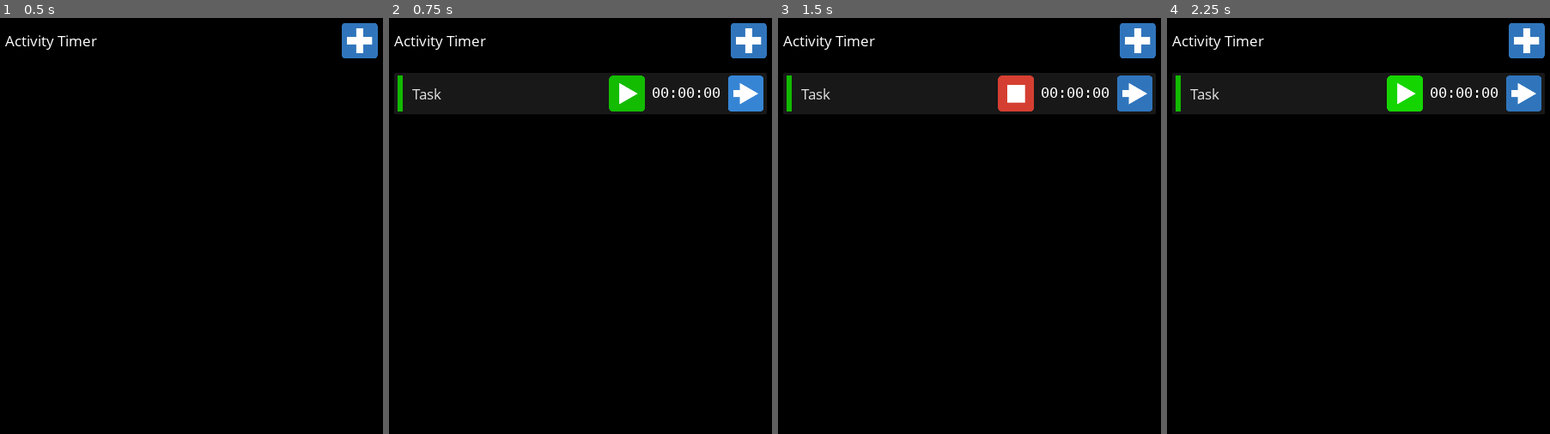
Above: before the commit, frames 1-4 (left to right).
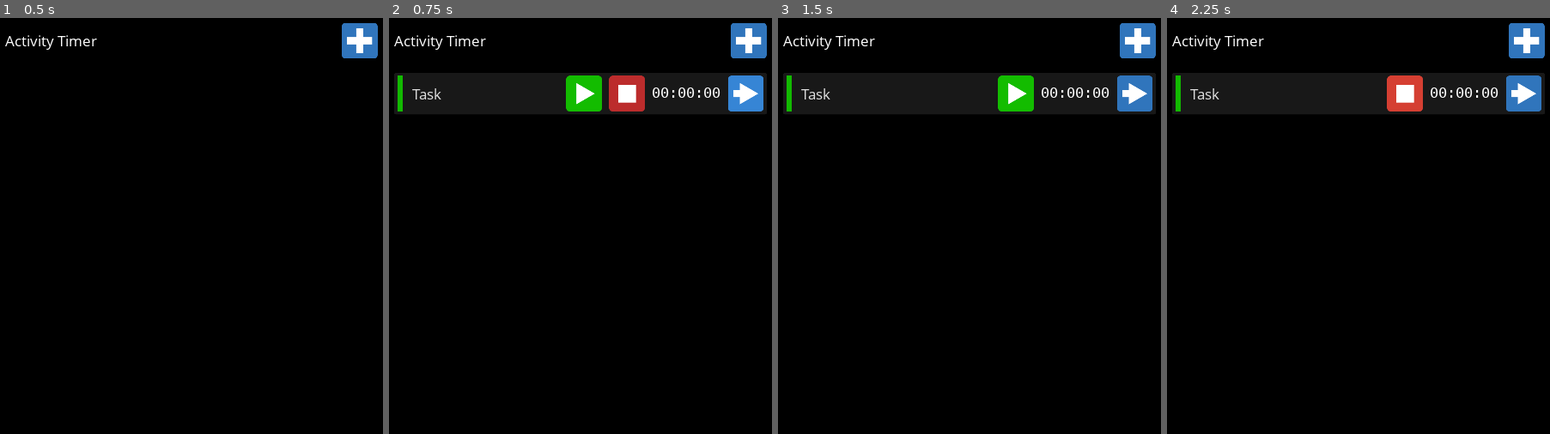
Above: after the commit, the same moments.

Repository: andrew-wilkes/godot-activity-timer
Game: Godot game, scene res://Main.tscn
The game is run twice, just before and just after one commit, with the same random seed, the same clock (stepped at 60 frames per second) and the same inputs.
Inputs (mouse positions are in pixels of both pictures, inside the frame that each line leads up to):
- Up to frame 1 (0.5 s): no input
- Up to frame 2 (0.75 s): click (749, 38) at 0.5 s
- Up to frame 3 (1.5 s): click (1015, 92) at 1.27 s
- Up to frame 4 (2.25 s): click (1404, 92) at 2.02 s

Frame 1 is identical in both runs. In frame 2, 1.5% of the frame differs, in the area x 46-67%, y 13-23%; in frame 3, 0.7%; in frame 4, 0.7%.
Error after the commit: Invalid get index 'stopped' (on base: 'Nil'). (res://ActivityBar.gd:70)

Commit message:
Add timer updates

Diff:
--- a/src/ActivityBar.gd
+++ b/src/ActivityBar.gd
@@ -8,11 +8,12 @@
 var id
 var running = false
 var dragging = false
+var act: Activity
 
 func _ready():
-	$H/Stop.hide()
 	if get_parent().name == "root":
 		# Test
+		$H/Stop.hide()
 		$H/Title.text = "33s"
 		$H/TimeDisplay.update_time(33)
 		yield(get_tree().create_timer(2.0), "timeout")
@@ -26,6 +27,14 @@
 		$H/TimeDisplay.update_time(3600000)
 
 
+func setup(_act: Activity):
+	$H/Title.text = _act.title
+	show_start_button(_act.stopped)
+	$H/TimeDisplay.update_time(_act.time)
+	$H/ColorRect.color = _act.color_code
+	act = _act
+
+
 func _on_View_pressed():
 	emit_signal("view_request", id)
 
@@ -36,14 +45,17 @@
 
 func _on_Start_pressed():
 	emit_signal("start_request", self)
-	$H/Stop.show()
-	$H/Start.hide()
+	show_start_button(false)
 
 
 func _on_Stop_pressed():
 	emit_signal("stop_request", self)
-	$H/Stop.hide()
-	$H/Start.show()
+	show_start_button(true)
+
+
+func show_start_button(show):
+	$H/Stop.visible = not show
+	$H/Start.visible = show
 
 
 func _on_Title_mouse_entered():
@@ -52,3 +64,8 @@
 
 func _on_Title_mouse_exited():
 	$H/Title.set_default_cursor_shape(Input.CURSOR_ARROW)
+
+
+func _on_Timer_timeout():
+	if not act.stopped:
+		$H/TimeDisplay.update_time(act.time)
--- a/src/ActivityBar.tscn
+++ b/src/ActivityBar.tscn
@@ -95,9 +95,13 @@
 texture_pressed = ExtResource( 8 )
 texture_hover = ExtResource( 12 )
 
+[node name="Timer" type="Timer" parent="."]
+autostart = true
+
 [connection signal="mouse_entered" from="H/Title" to="." method="_on_Title_mouse_entered"]
 [connection signal="mouse_exited" from="H/Title" to="." method="_on_Title_mouse_exited"]
 [connection signal="toggled" from="H/Title" to="." method="_on_Title_toggled"]
 [connection signal="pressed" from="H/Start" to="." method="_on_Start_pressed"]
 [connection signal="pressed" from="H/Stop" to="." method="_on_Stop_pressed"]
 [connection signal="pressed" from="H/View" to="." method="_on_View_pressed"]
+[connection signal="timeout" from="Timer" to="." method="_on_Timer_timeout"]
--- a/src/ActivityList.gd
+++ b/src/ActivityList.gd
@@ -6,22 +6,44 @@
 var drag_item
 
 func _ready():
-	pass
+	build_list()
+
+
+func clear_list():
+	hide()
+	for idx in get_child_count():
+		if idx > 0:
+			get_child(idx).queue_free()
+
+
+func build_list():
+	show()
+	for id in Data.activities.order:
+		var act = Data.activities.items[id]
+		act.node = bar_scene.instance()
+		act.node.id = id
+		act.node.setup(act)
+		add_child(act.node)
+		connect_bar(act.node)
 
 
 func _on_Add_pressed():
 	var act = Activity.new()
 	act.node = bar_scene.instance()
 	add_child_below_node($Menu, act.node, true)
-	act.node.connect("start_request", self, "start_timer")
-	act.node.connect("stop_request", self, "stop_timer")
-	act.node.connect("view_request", self, "view_timer")
-	act.node.connect("drag_drop_request", self, "bar_clicked")
-	act.node.id = Data.activities.get_id(act)
+	connect_bar(act.node)
+	act.node.id = Data.activities.get_id_and_add_to_data(act)
 	act.new = true
 	# Allow time for node to be visible
 	yield(get_tree(), "idle_frame")
 	check_if_space_to_add_new_bar()
+
+
+func connect_bar(node):
+	node.connect("start_request", self, "start_timer")
+	node.connect("stop_request", self, "stop_timer")
+	node.connect("view_request", self, "view_activity")
+	node.connect("drag_drop_request", self, "bar_clicked")
 
 
 func check_if_space_to_add_new_bar():
@@ -55,5 +77,5 @@
 	Data.activities.items[item.id].stopped = true
 
 
-func view_timer(id):
+func view_activity(id):
 	emit_signal("view_clicked", id)
--- a/src/ActivityView.gd
+++ b/src/ActivityView.gd
@@ -24,6 +24,7 @@
 	else:
 		$Menu/Title.text = act.title
 		$Time/ColorPicker.modulate = act.color_code
+		update_time()
 		$Notes.text = act.notes
 	$Menu/Title.grab_focus()
 	update_last_start()
@@ -31,7 +32,7 @@
 
 
 func update_time():
-	$Menu/TimeDisplay.update_time(act.time)
+	$Time/TimeDisplay.update_time(act.time)
 
 
 func _on_Start_pressed():
@@ -66,6 +67,7 @@
 
 func _on_Confirm_confirmed():
 	Data.activities.items.erase(key)
+	Data.save_activities()
 	emit_signal("show_list")
 
 
@@ -105,4 +107,10 @@
 
 
 func _on_List_pressed():
+	Data.save_activities()
 	emit_signal("show_list")
+
+
+func _on_Timer_timeout():
+	if visible and not act.stopped:
+		update_time()
--- a/src/ActivityView.tscn
+++ b/src/ActivityView.tscn
@@ -218,6 +218,9 @@
 margin_right = -116.0
 margin_bottom = -1659.0
 
+[node name="Timer" type="Timer" parent="."]
+autostart = true
+
 [connection signal="pressed" from="Footer/List" to="." method="_on_List_pressed"]
 [connection signal="pressed" from="Footer/Delete" to="." method="_on_Delete_pressed"]
 [connection signal="text_changed" from="Menu/Title" to="." method="_on_Title_text_changed"]
@@ -227,3 +230,4 @@
 [connection signal="pressed" from="Time/Reset" to="." method="_on_Reset_pressed"]
 [connection signal="color_changed" from="c/ColorGridPanel" to="." method="_on_ColorGridPanel_color_changed"]
 [connection signal="confirmed" from="c/Confirm" to="." method="_on_Confirm_confirmed"]
+[connection signal="timeout" from="Timer" to="." method="_on_Timer_timeout"]
--- a/src/Main.gd
+++ b/src/Main.gd
@@ -7,10 +7,17 @@
 
 
 func _on_ActivityList_view_clicked(id):
-	$ActivityList.hide()
+	$ActivityList.clear_list()
 	$ActivityView.setup(Data.activities.items[id])
 
 
 func _on_ActivityView_show_list():
-	$ActivityList.show()
+	$ActivityList.build_list()
 	$ActivityView.hide()
+
+
+func _on_Timer_timeout():
+	for a in Data.activities.items.values():
+		var act: Activity = a
+		if not act.stopped:
+			act.time += 1
--- a/src/Main.tscn
+++ b/src/Main.tscn
@@ -33,5 +33,9 @@
 margin_right = 1060.0
 margin_bottom = 1920.0
 
+[node name="Timer" type="Timer" parent="."]
+autostart = true
+
 [connection signal="view_clicked" from="ActivityList" to="." method="_on_ActivityList_view_clicked"]
 [connection signal="show_list" from="ActivityView" to="." method="_on_ActivityView_show_list"]
+[connection signal="timeout" from="Timer" to="." method="_on_Timer_timeout"]
--- a/src/activities.gd
+++ b/src/activities.gd
@@ -6,7 +6,7 @@
 export var items = {}
 export var order = []
 
-func get_id(new_activity: Activity):
+func get_id_and_add_to_data(new_activity: Activity):
 	var id = next_id
 	next_id += 1
 	items[id] = new_activity
--- a/src/data.gd
+++ b/src/data.gd
@@ -34,6 +34,10 @@
 	return content
 
 
+func save_activities():
+	save_data(activities, ACTIVITIES_FILE_NAME)
+
+
 func save_data(data, file_name):
 	assert(ResourceSaver.save(file_name, data) == OK)
 	settings_changed = false
